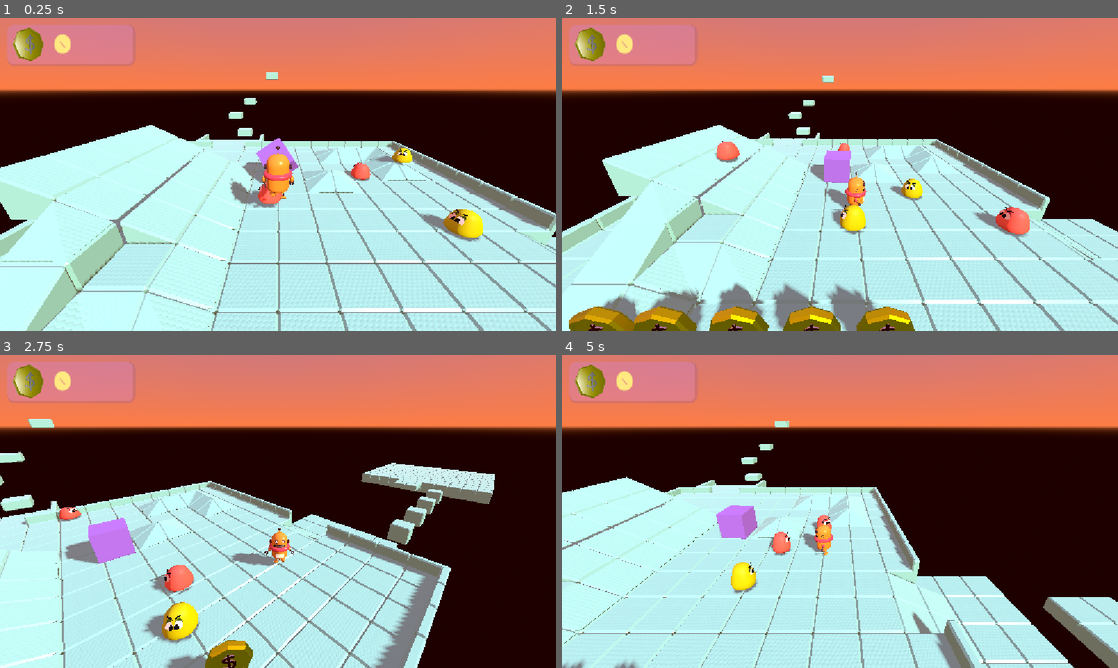
Above: before the commit, frames 1-4 (two rows, left to right).
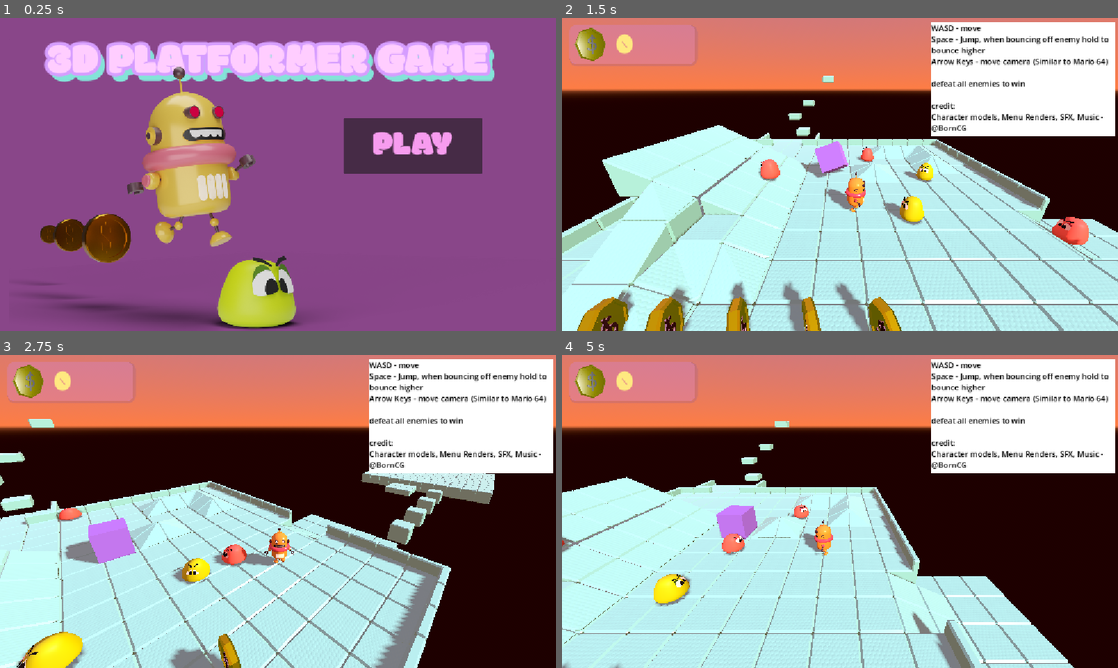
Above: after the commit, the same moments.

Repository: hausjz123-oss/3D-Platformer-Prototype
Game: Godot game, scene res://Scenes/menu_title.tscn
Same seed, same stepped clock (60 frames per second), same inputs: the game is played once before the commit and once after it. Before the commit the project starts from res://Scenes/main_level.tscn.
Inputs (mouse positions are in pixels of both pictures, inside the frame that each line leads up to):
- Up to frame 1 (0.25 s): no input
- Up to frame 2 (1.5 s): click (973, 146) at 0.5 s, where only the run after the commit has a clickable "PLAY"; hold D (right) from 1.28 s (still down); tap Down (cam_down) at 1.35 s
- Up to frame 3 (2.75 s): tap Space (jump) at 1.52, 2.27 s; release D (right) at 2.03 s; hold S (backward) from 2.03 s (still down); tap Left (cam_left) at 2.1 s
- Up to frame 4 (5 s): release S (backward) at 2.78 s; hold D (right) 2.78-3.53 s; tap Right (cam_right) at 2.85 s; hold W (forward) 3.53-4.28 s; tap Up (cam_up) at 3.6 s; tap Space (jump) at 3.77, 4.52 s; hold A (left) from 4.28 s (still down); tap Down (cam_down) at 4.35 s

The runs differ from the first frame. In frame 1, 100% of the frame differs, in the area x 0-100%, y 0-100%; in frame 2, 22%; in frame 3, 16%; in frame 4, 16%.

Commit message:
added credit

Diff:
--- a/Scenes/hud.tscn
+++ b/Scenes/hud.tscn
@@ -13,6 +13,9 @@
 corner_radius_top_right = 15
 corner_radius_bottom_right = 15
 corner_radius_bottom_left = 15
+
+[sub_resource type="StyleBoxFlat" id="StyleBoxFlat_bjfho"]
+bg_color = Color(1, 1, 1, 1)
 
 [node name="HUD" type="CanvasLayer" unique_id=1250296682]
 script = ExtResource("1_bjfho")
@@ -41,3 +44,19 @@
 theme_override_fonts/font = ExtResource("2_fccik")
 theme_override_font_sizes/font_size = 60
 text = "9024"
+
+[node name="RichTextLabel" type="RichTextLabel" parent="." unique_id=137530569]
+offset_left = 765.0
+offset_top = 9.0
+offset_right = 1147.0
+offset_bottom = 245.0
+theme_override_colors/default_color = Color(0, 0, 0, 1)
+theme_override_styles/normal = SubResource("StyleBoxFlat_bjfho")
+text = "WASD - move
+Space - Jump, when bouncing off enemy hold to bounce higher
+Arrow Keys - move camera (Similar to Mario 64)
+
+defeat all enemies to win
+
+credit:
+Character models, Menu Renders, SFX, Music - @BornCG"
--- a/project.godot
+++ b/project.godot
@@ -11,7 +11,7 @@
 [application]
 
 config/name="3D Platformer Prototype"
-run/main_scene="uid://bbfg2p3cmpf23"
+run/main_scene="uid://c136bd7u3lmxv"
 config/features=PackedStringArray("4.7", "Mobile")
 config/icon="res://icon.svg"
 
